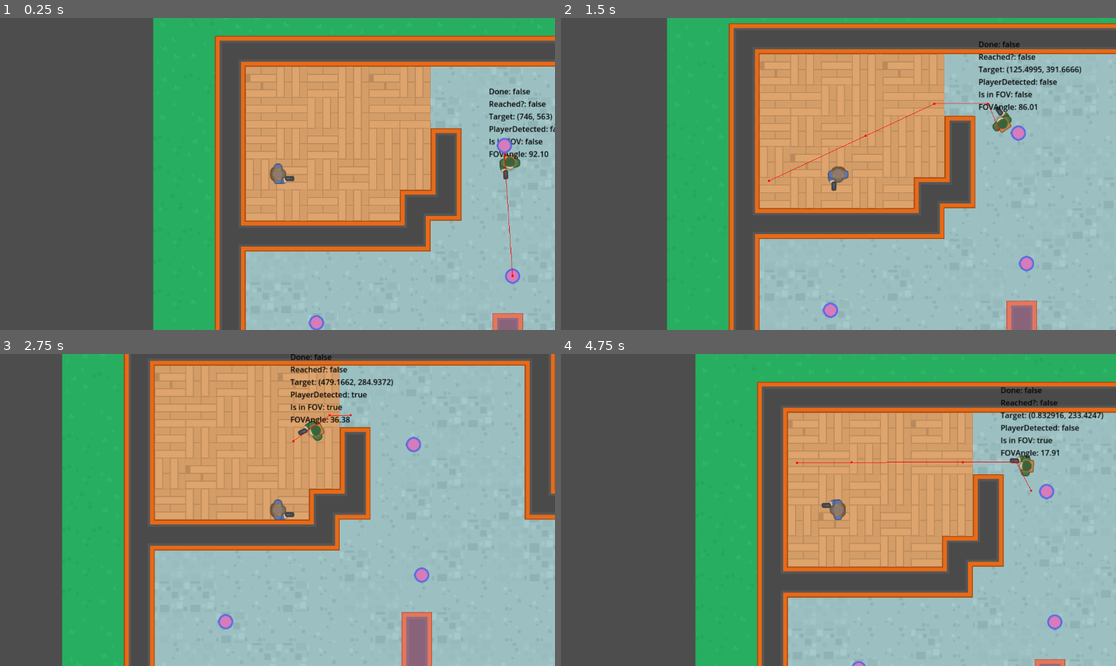
Above: before the commit, frames 1-4 (two rows, left to right).
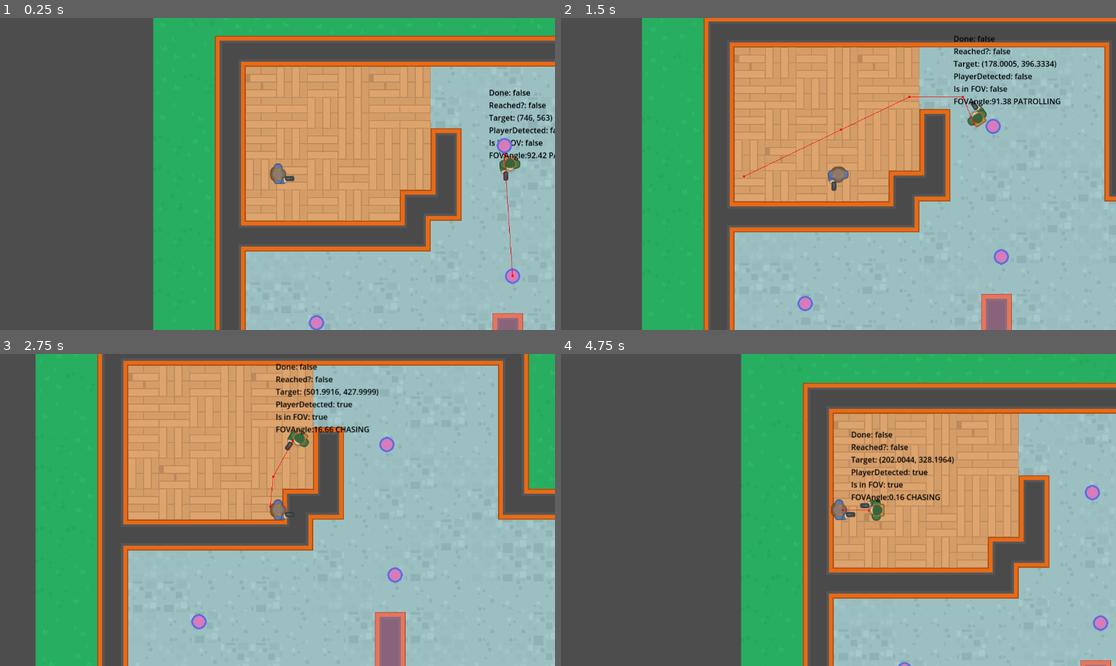
Above: after the commit, the same moments.

Repository: Esque123/Do-Not-Mind-Me
Game: Godot game, scene res://Scenes/level_map/level_map.tscn
The game is run twice, just before and just after one commit, with the same random seed, the same clock (stepped at 60 frames per second) and the same inputs.
Inputs (mouse positions are in pixels of both pictures, inside the frame that each line leads up to):
- Up to frame 1 (0.25 s): no input
- Up to frame 2 (1.5 s): move the mouse to (960, 158) at 0.52 s; hold Right (right) 0.53-1.28 s; click (960, 158) at 0.6 s; move the mouse to (727, 189) at 1.27 s; hold Down (down) from 1.28 s (still down); click (727, 189) at 1.35 s
- Up to frame 3 (2.75 s): move the mouse to (333, 441) at 2.02 s; release Down (down) at 2.03 s; hold Right (right) from 2.03 s (still down); click (333, 441) at 2.1 s
- Up to frame 4 (4.75 s): move the mouse to (810, 572) at 2.77 s; release Right (right) at 2.78 s; hold Up (up) 2.78-3.53 s; click (810, 572) at 2.85 s; move the mouse to (1005, 556) at 3.52 s; hold Left (left) from 3.53 s (still down); click (1005, 556) at 3.6 s; move the mouse to (672, 463) at 4.27 s; click (672, 463) at 4.35 s

The runs differ from the first frame. In frame 1, 0.9% of the frame differs, in the area x 88-100%, y 22-53%; in frame 2, 32%; in frame 3, 29%; in frame 4, 33%, in the area x 24-100%, y 0-100%.

Commit message:
NPC Behaviour State #1

Diff:
--- a/Scenes/player/player.gd
+++ b/Scenes/player/player.gd
@@ -4,7 +4,8 @@
 class_name Player
 
 
-const SPEED: float = 130
+const SPEED: float = 200
+
 
 # Called when the node enters the scene tree for the first time.
 func _ready():
--- a/npc/npc.gd
+++ b/npc/npc.gd
@@ -2,6 +2,9 @@
 
 
 const SPEED: float = 160.0
+
+
+enum ENEMY_STATE {PATROLLING, CHASING, SEARCHING}
 
 
 @export var patrol_points: NodePath
@@ -17,6 +20,7 @@
 var _waypoints: Array = []
 var _current_wp: int = 0
 var _player_ref: Player
+var _state: ENEMY_STATE = ENEMY_STATE.PATROLLING
 
 
 # Called when the node enters the scene tree for the first time.
@@ -37,8 +41,9 @@
 	if Input.is_action_just_pressed("set_target"):
 		nav_agent.target_position = get_global_mouse_position()
 	raycast_to_player()
+	update_state()
+	update_movement()
 	update_navigation()
-	process_patrolling()
 	set_label()
 
 
@@ -65,6 +70,10 @@
 	return false
 
 
+func can_see_player() -> bool:
+	return player_in_fov() and player_detected()
+
+
 func update_navigation() -> void:
 	if nav_agent.is_navigation_finished() == false:
 		var next_path_position: Vector2 = nav_agent.get_next_path_position()
@@ -80,9 +89,43 @@
 	_current_wp += 1
 
 
+func set_nav_to_player() -> void:
+	nav_agent.target_position = _player_ref.global_position
+
+
 func process_patrolling() -> void:
 	if nav_agent.is_navigation_finished() == true:
 		navigate_wp()
+
+
+func process_chasing() -> void:
+	set_nav_to_player()
+
+
+func update_movement() -> void:
+	match _state:
+		ENEMY_STATE.PATROLLING:
+			process_patrolling()
+		ENEMY_STATE.CHASING:
+			process_chasing()
+
+
+func set_state(new_state: ENEMY_STATE) -> void:
+	if new_state == _state:
+		return
+	_state = new_state
+
+
+func update_state() -> void:
+	var new_state = _state
+	var can_see = can_see_player()
+
+	if can_see_player() == true:
+		new_state = ENEMY_STATE.CHASING
+	else:
+		new_state = ENEMY_STATE.PATROLLING
+
+	set_state(new_state)
 
 
 func set_label() -> void:
@@ -91,5 +134,5 @@
 	s += "Target: %s\n" % nav_agent.target_position
 	s += "PlayerDetected: %s\n" % player_detected()
 	s += "Is in FOV: %s\n" % player_in_fov()
-	s += "FOVAngle: %.2f\n" % get_fov_angle()
+	s += "FOVAngle:%.2f %s\n" % [get_fov_angle(), ENEMY_STATE.keys()[_state]]
 	label.text = s
